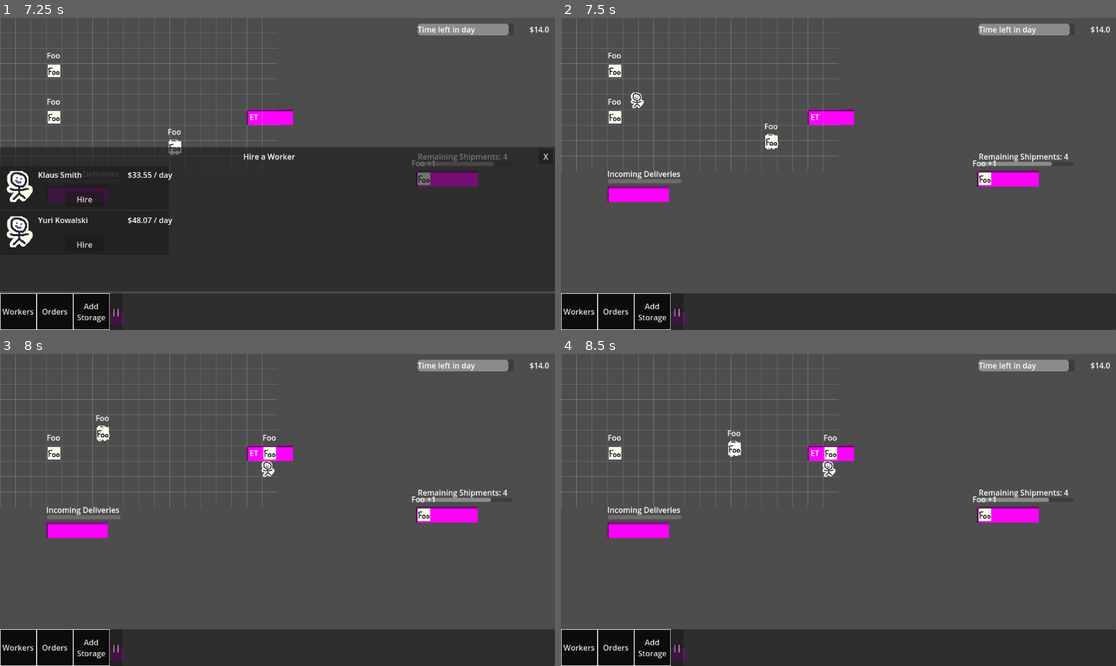
Above: before the commit, frames 1-4 (two rows, left to right).
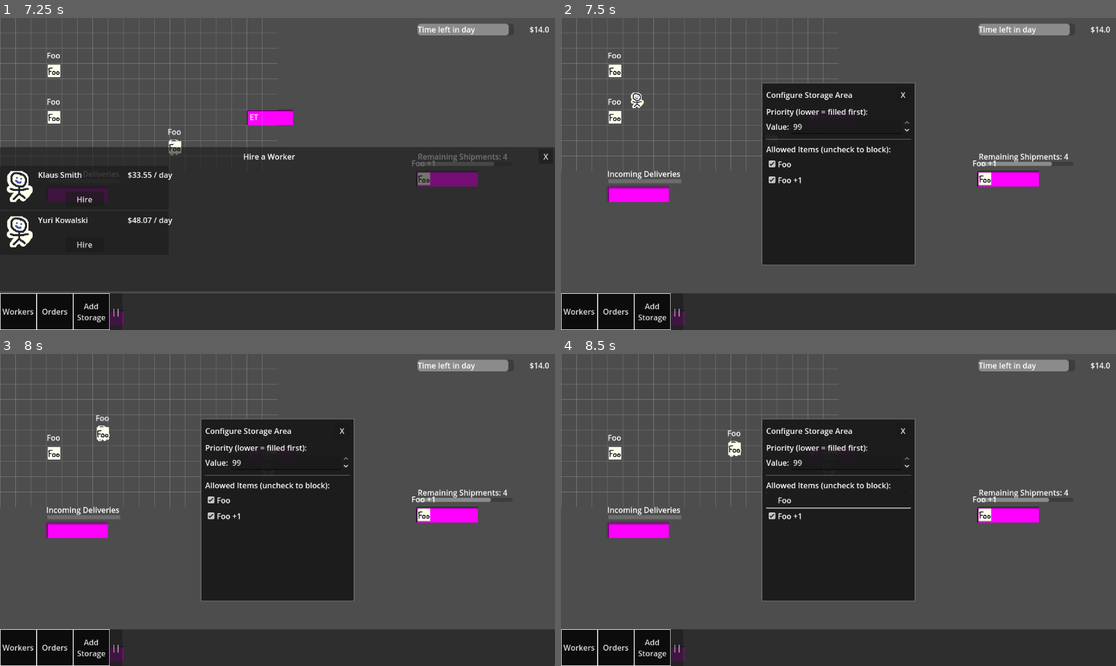
Above: after the commit, the same moments.

Repository: wpuerner/fantasy_factory
Game: Godot game, scene res://scenes/main.tscn
Two runs of this game, one before a commit and one after it. Both use one fixed random seed, a clock stepped at 60 frames per second and the inputs below.
Inputs (mouse positions are in pixels of both pictures, inside the frame that each line leads up to):
- Up to frame 1 (7.25 s): click "Workers" at 0.5 s; click "X" at 1.25 s; click "Orders" at 2 s; click "Order" at 2.75 s; click "Add Storage" at 3.5 s; click "||" at 4.25 s; click ">" at 5 s; click "Workers" at 5.75 s; click "Hire New Worker" at 6.5 s
- Up to frame 2 (7.5 s): click "Hire" at 7.25 s
- Up to frame 3 (8 s): no input
- Up to frame 4 (8.5 s): click (838, 500) at 8 s, where only the run after the commit has a clickable "Foo"

Frame 1 is identical in both runs. In frame 2, 16% of the frame differs, in the area x 36-64%, y 20-80%; in frame 3, 16%; in frame 4, 16%.

Commit message:
new object and item handling schema

Diff:
--- a/resources/grid/grid_resource.gd
+++ b/resources/grid/grid_resource.gd
@@ -22,7 +22,7 @@
 func maybe_add_node(node: Node2D) -> bool:
 	var collection = _get_node_collection(node)
 	for n in collection:
-		if is_instance_valid(get_cell_for_node(n).object):
+		if !get_cell_for_node(n).is_open():
 			return false
 
 	for n in collection:
@@ -35,7 +35,7 @@
 func remove_node(node: Node2D) -> bool:
 	var collection = _get_node_collection(node)
 	for n in collection:
-		get_cell_for_node(n).object = null
+		get_cell_for_node(n).item = null
 	return true
 
 # returns the position of an open cell adjacent to to_node, if it exiWhensts, otherwise null.
@@ -112,22 +112,39 @@
 	var object
 
 	func is_open():
-		return object == null
+		return !is_instance_valid(object)
 
 	func has_item():
 		return is_instance_valid(object)
 
 	func pop_item():
-		if object != null and object.has_method("pop_item"):
-			return object.pop_item()
-		var temp = object
-		object = null
-		item_was_popped.emit()
-		return temp
+		if object is Item:
+			object.container = null
+			var temp = object
+			object = null
+			item_was_popped.emit()
+			return temp
 
 	func drop_item(item: Item):
-		if object != null and object.has_method("drop_item"):
-			object.drop_item(item)
+		object = item
+		object.global_position = global_position
+		object.container = self
+
+	func get_item():
+		return object if object is Item else null
+
+	func pop_object():
+		if object is not Item:
+			var temp = object
+			object = null
+			return temp
+
+	func drop_object(new_object):
+		if new_object is Item:
+			push_warning("Attempted to drop an item onto a grid cell as an object")
 			return
-		object = item
-		item.global_position = global_position
+		object = new_object
+		object.global_position = global_position
+
+	func get_object():
+		return object if object is not Item else null
--- a/scenes/behaviors/task/carry/carry_task_behavior.gd
+++ b/scenes/behaviors/task/carry/carry_task_behavior.gd
@@ -1,6 +1,8 @@
 extends TaskBehavior
 
 @export var navigation_agent: NavigationAgent2D
+
+@onready var worker = get_parent()
 
 const INVALID_DESTINATION: Vector2 = Vector2(-100, -100)
 
@@ -11,25 +13,19 @@
 var held_item: Item
 var state: State = State.WAITING
 
-var _reserved_from
-var _reserved_to
-var _reserved_item: Item
-
 enum State {WAITING, PICKING_UP, DROPPING_OFF}
 
 
 func start(from, to) -> bool:
-	var worker: Node2D = get_parent()
+	if !is_instance_valid(from.get_item()):
+		return false
 
 	if not reservation_resource.reserve(from, worker):
 		return false
-	_reserved_from = from
 
 	if not reservation_resource.reserve(to, worker):
-		reservation_resource.release(_reserved_from, worker)
-		_reserved_from = null
+		_abort()
 		return false
-	_reserved_to = to
 
 	from_node = from
 	to_node = to
@@ -37,25 +33,18 @@
 	state = State.PICKING_UP
 	return true
 
-
 func _abort() -> void:
 	_release_all()
 	state = State.WAITING
 	abort.emit()
 
-
 func _release_all() -> void:
-	var worker: Node2D = get_parent()
-	if _reserved_item:
-		reservation_resource.release(_reserved_item, worker)
-		_reserved_item = null
-	if _reserved_from:
-		reservation_resource.release(_reserved_from, worker)
-		_reserved_from = null
-	if _reserved_to:
-		reservation_resource.release(_reserved_to, worker)
-		_reserved_to = null
-
+	if from_node:
+		reservation_resource.release(from_node, worker)
+		from_node = null
+	if to_node:
+		reservation_resource.release(to_node, worker)
+		to_node = null
 
 func _physics_process(_delta: float) -> void:
 	if state == State.PICKING_UP:
@@ -64,9 +53,7 @@
 			if !is_instance_valid(held_item):
 				_abort()
 				return
-			# Reserve the item now that we hold it
-			reservation_resource.reserve(held_item, get_parent())
-			_reserved_item = held_item
+			reservation_resource.release(from_node, worker)
 			navigation_agent.target_position = grid_resource.get_adjacent_open_cell_position(to_node, get_parent())
 			state = State.DROPPING_OFF
 	elif state == State.DROPPING_OFF:
@@ -79,6 +66,4 @@
 			held_item = null
 			_release_all()
 			state = State.WAITING
-			to_node = null
-			from_node = null
 			complete.emit()
--- a/scenes/behaviors/task/haul/haul_task_behavior.gd
+++ b/scenes/behaviors/task/haul/haul_task_behavior.gd
@@ -27,7 +27,6 @@
 	state = State.HAULING
 	return true
 
-
 func _find_haul_job(worker: Node2D) -> Dictionary:
 	var sorted_areas: Array = storage_areas_resource.storage_areas.duplicate()
 	sorted_areas.sort_custom(func(a: StorageArea, b: StorageArea): return a.priority < b.priority)
@@ -40,34 +39,33 @@
 	for item: Item in item_resource.items:
 		if not is_instance_valid(item):
 			continue
-		if reservation_resource.is_reserved_by_other(item, worker):
+
+		var container = item.container
+		if reservation_resource.is_reserved_by_other(container, worker):
 			continue
 
-		var cell: GridResource.Cell = grid_resource.get_cell_for_node(item)
-		var current_object = cell.object
+		if !is_instance_valid(container):
+			continue
 
-		if current_object is StorageArea.StorageAreaCell:
-			# Item is in a storage area — move to a strictly higher-priority area
-			if reservation_resource.is_reserved_by_other(current_object, worker):
-				continue
-
-			var current_area: StorageArea = current_object.storage_area
+		if container is StorageArea.StorageAreaCell:
+			var current_area: StorageArea = container.storage_area
 			for area: StorageArea in sorted_areas:
 				if area == current_area:
 					continue
 				if area.priority < current_area.priority:
+					if not area.is_item_allowed(item.item_name):
+						continue
 					var open_cell: StorageArea.StorageAreaCell = _find_open_cell_in_area(area, worker)
 					if open_cell != null:
-						return {"source": current_object, "target": open_cell}
+						return {"source": container, "target": open_cell}
 		else:
-			# Item is loose on the grid — move to the highest-priority storage area
-			if reservation_resource.is_reserved_by_other(cell, worker):
+			# Item is in a free cell or on an workbench -- move to any storage area
+			if not best_area.is_item_allowed(item.item_name):
 				continue
 
 			var open_cell: StorageArea.StorageAreaCell = _find_open_cell_in_area(best_area, worker)
 			if open_cell != null:
-				return {"source": cell, "target": open_cell}
-
+				return {"source": container, "target": open_cell}
 	return {}
 
 
--- a/scenes/behaviors/task/haul/haul_task_behavior.tscn
+++ b/scenes/behaviors/task/haul/haul_task_behavior.tscn
@@ -1,6 +1,6 @@
 [gd_scene load_steps=2 format=3 uid="uid://c2dmv8q1k5n7x"]
 
-[ext_resource type="Script" path="res://scenes/behaviors/task/haul/haul_task_behavior.gd" id="1_script"]
+[ext_resource type="Script" uid="uid://cqtrvm0o7p5fn" path="res://scenes/behaviors/task/haul/haul_task_behavior.gd" id="1_script"]
 
-[node name="HaulTaskBehavior" type="Node" node_paths=PackedStringArray("navigation_agent", "carry_task_behavior")]
+[node name="HaulTaskBehavior" type="Node"]
 script = ExtResource("1_script")
--- a/scenes/behaviors/task/work/work_task_behavior.gd
+++ b/scenes/behaviors/task/work/work_task_behavior.gd
@@ -89,7 +89,14 @@
 func _find_available_storage_cell(worker: Node2D):
 	var sorted_areas: Array = storage_areas_resource.storage_areas.duplicate()
 	sorted_areas.sort_custom(func(a: StorageArea, b: StorageArea): return a.priority < b.priority)
+
+	var output_item_name: String = ""
+	if work_node and work_node.has_method("get_output_item_name"):
+		output_item_name = work_node.get_output_item_name()
+
 	for area: StorageArea in sorted_areas:
+		if output_item_name != "" and not area.is_item_allowed(output_item_name):
+			continue
 		for cell: StorageArea.StorageAreaCell in area.storage_cells:
 			if cell.is_open() and not reservation_resource.is_reserved_by_other(cell, worker):
 				return cell
--- a/scenes/enchanting_table/enchanting_table.gd
+++ b/scenes/enchanting_table/enchanting_table.gd
@@ -7,7 +7,7 @@
 @onready var item_resource = preload("res://resources/item/item_resource.tres")
 @onready var worktables_resource = preload("res://resources/worktables/worktables_resource.tres")
 
-var item
+var item: Item
 var needed_work_amount: float = 100.0
 var current_work: float = 0.0
 
@@ -32,15 +32,24 @@
 func drop_item(dropped_item: Item):
 	dropped_item.global_position = global_position
 	item = dropped_item
+	item.container = self
 
 func pop_item():
+	item.container = null
 	var temp = item
 	item = null
 	current_work = 0.0
 	return temp
 
-func get_input_item_name():
+func get_item():
+	return item
+
+func get_input_item_name() -> String:
 	return ticket.input_item_name
+
+
+func get_output_item_name() -> String:
+	return ticket.output_item_name
 
 func _ready():
 	worktables_resource.register_enchanting_table(self)
--- a/scenes/item/item.gd
+++ b/scenes/item/item.gd
@@ -6,6 +6,7 @@
 var item_name: String
 var icon: Texture2D
 var value: float
+var container
 
 func _ready():
 	$Sprite2D.texture = icon
--- a/scenes/main.gd
+++ b/scenes/main.gd
@@ -28,12 +28,13 @@
 
 	# Wire up storage area tool
 	$StorageAreaPainter.context_popup = $SubViewport/StorageAreaContextPopup
+	$StorageAreaPainter.config_window = $SubViewport/StorageAreaConfigWindow
 
 	for i in range(4):
-		var foo = item_resource.create_from_template("Foo")
+		var foo: Item = item_resource.create_from_template("Foo")
 		foo.global_position = Vector2(100, (i+1) * 100)
 		add_child(foo)
-		grid_resource.maybe_add_node(foo)
+		grid_resource.get_cell_for_node(foo).drop_item(foo)
 
 	grid_resource.maybe_add_node($EnchantingTable)
 
--- a/scenes/main.tscn
+++ b/scenes/main.tscn
@@ -17,6 +17,7 @@
 [ext_resource type="PackedScene" uid="uid://bjl4fm1n66juw" path="res://scenes/world/camera/game_camera.tscn" id="15_jkv2x"]
 [ext_resource type="PackedScene" uid="uid://cmgfkp1pi6a0x" path="res://scenes/storage_area_tool/storage_area_painter.tscn" id="16_painter"]
 [ext_resource type="PackedScene" uid="uid://djmhlxwxgixw8" path="res://scenes/storage_area_tool/storage_area_context_popup.tscn" id="17_popup"]
+[ext_resource type="PackedScene" uid="uid://cbxq8r3k2jyra" path="res://scenes/ui/storage_area_config_window/storage_area_config_window.tscn" id="18_config"]
 
 [sub_resource type="NavigationPolygon" id="NavigationPolygon_tipki"]
 vertices = PackedVector2Array(612, 251, 612, 194, 2693, 13.890625, 2693, 1775, 0.96875, -10.8828125, 492, 194, -1.9765625, 1775, 492, 251)
@@ -85,6 +86,8 @@
 
 [node name="StorageAreaContextPopup" parent="SubViewport" instance=ExtResource("17_popup")]
 
+[node name="StorageAreaConfigWindow" parent="SubViewport" instance=ExtResource("18_config")]
+
 [node name="TaskPane" parent="SubViewport" instance=ExtResource("6_choun")]
 visible = false
 
--- a/scenes/storage_area/storage_area.gd
+++ b/scenes/storage_area/storage_area.gd
@@ -7,36 +7,19 @@
 @export var priority: int = 5
 @export var system_only: bool = false
 @export var player_editable: bool = true
+@export var configurable: bool = true
+@export var can_change_priority: bool = true
+@export var allowed_items: Array[String] = []
 @export var grid_resource: GridResource
 @export var storage_areas_resource: StorageAreasResource
 
 var storage_cells: Array[StorageAreaCell] = []
 
-class StorageAreaCell:
-	signal item_was_popped()
 
-	var grid_cell: GridResource.Cell
-	var global_position: Vector2
-	var storage_area: StorageArea
-	var held_item
-
-	func _init(p_grid_cell: GridResource.Cell, p_global_position, p_storage_area) -> void:
-		grid_cell = p_grid_cell
-		global_position = p_global_position
-		storage_area = p_storage_area
-
-	func is_open() -> bool:
-		return held_item == null
-
-	func pop_item():
-		var temp = held_item
-		held_item = null
-		item_was_popped.emit()
-		return temp
-
-	func drop_item(item: Item) -> void:
-		held_item = item
-		item.global_position = grid_cell.global_position
+func is_item_allowed(item_name: String) -> bool:
+	if allowed_items.is_empty():
+		return true
+	return item_name in allowed_items
 
 func get_open_storage_cell(is_system: bool = false) -> StorageAreaCell:
 	if not is_system and system_only:
@@ -58,7 +41,7 @@
 		for y in range(height):
 			var cell: GridResource.Cell = grid_resource.get_cell_from_coord(start_coord + Vector2i(x, y))
 			var area_cell: StorageAreaCell = StorageAreaCell.new(cell, cell.global_position, self)
-			cell.object = area_cell
+			cell.drop_object(area_cell)
 			area_cell.item_was_popped.connect(_on_item_was_popped)
 			storage_cells.append(area_cell)
 	storage_areas_resource.register_storage_area(self)
@@ -74,3 +57,36 @@
 		else:
 			storage_cell.grid_cell.object = null
 	queue_free()
+
+class StorageAreaCell:
+	signal item_was_popped()
+
+	var grid_cell: GridResource.Cell
+	var global_position: Vector2
+	var storage_area: StorageArea
+	var item: Item
+
+	func _init(p_grid_cell: GridResource.Cell, p_global_position, p_storage_area) -> void:
+		grid_cell = p_grid_cell
+		global_position = p_global_position
+		storage_area = p_storage_area
+
+	func is_open() -> bool:
+		return item == null
+
+	func pop_item():
+		if !is_instance_valid(item):
+			return null
+		item.container = null
+		var temp = item
+		item = null
+		item_was_popped.emit()
+		return temp
+
+	func drop_item(new_item: Item) -> void:
+		item = new_item
+		item.container = self
+		item.global_position = grid_cell.global_position
+
+	func get_item():
+		return item
--- a/scenes/storage_area_tool/storage_area_painter.gd
+++ b/scenes/storage_area_tool/storage_area_painter.gd
@@ -5,6 +5,7 @@
 @export var tool_mode: Resource
 @export var grid_resource: GridResource
 @export var context_popup: Control
+@export var config_window: Control
 
 var storage_area_scene: PackedScene = preload("res://scenes/storage_area/storage_area.tscn")
 
@@ -45,7 +46,7 @@
 	var just_released: bool = not mouse_pressed and _mouse_was_pressed
 	_mouse_was_pressed = mouse_pressed
 
-	if _is_mouse_over_popup():
+	if _is_mouse_over_popup() or _is_mouse_over_config_window():
 		return
 
 	if tool_mode.active_mode == ToolModeClass.Mode.PLACING:
@@ -67,9 +68,11 @@
 	var coord: Vector2i = grid_resource.get_coordinate_from_global_position(mouse_pos)
 	var cell: GridResource.Cell = grid_resource.get_cell_from_coord(coord)
 
-	if cell.object is StorageArea.StorageAreaCell:
-		var area: StorageArea = cell.object.storage_area
-		if area.player_editable:
+	if cell.get_object() is StorageArea.StorageAreaCell:
+		var area: StorageArea = cell.get_object().storage_area
+		if area.configurable:
+			_open_config_window(area)
+		elif area.player_editable:
 			_show_context_popup(area)
 		else:
 			context_popup.hide()
@@ -89,6 +92,20 @@
 	screen_pos.x += 8.0
 	screen_pos.y += 8.0
 	context_popup.show_for_area(area, screen_pos)
+
+
+func _open_config_window(area: StorageArea) -> void:
+	if not is_instance_valid(config_window):
+		return
+	context_popup.hide()
+	config_window.open(area)
+
+
+func _is_mouse_over_config_window() -> bool:
+	if not is_instance_valid(config_window) or not config_window.visible:
+		return false
+	var mouse_in_viewport: Vector2 = get_viewport().get_mouse_position()
+	return config_window.get_global_rect().has_point(mouse_in_viewport)
 
 
 func _start_placing_drag() -> void:
--- /dev/null
+++ b/scenes/ui/storage_area_config_window/storage_area_config_window.gd
@@ -0,0 +1,63 @@
+extends PanelContainer
+
+signal closed
+
+@export var item_resource: ItemResource
+
+var _target_area: StorageArea
+
+@onready var _priority_section: Control = $MarginContainer/VBoxContainer/PrioritySection
+@onready var _priority_spin: SpinBox = $MarginContainer/VBoxContainer/PrioritySection/PriorityRow/PrioritySpinBox
+@onready var _items_container: VBoxContainer = $MarginContainer/VBoxContainer/ItemsSection/ScrollContainer/ItemsList
+
+
+func open(area: StorageArea) -> void:
+	_target_area = area
+	_priority_section.visible = area.can_change_priority
+	_priority_spin.value = area.priority
+	_refresh_items()
+	visible = true
+
+
+func close() -> void:
+	visible = false
+	for child: Node in _items_container.get_children():
+		child.queue_free()
+	closed.emit()
+
+
+func _refresh_items() -> void:
+	for child: Node in _items_container.get_children():
+		child.queue_free()
+
+	for template: ItemTemplate in item_resource.templates:
+		var row: HBoxContainer = HBoxContainer.new()
+		row.size_flags_horizontal = SIZE_EXPAND_FILL
+
+		var checkbox: CheckBox = CheckBox.new()
+		checkbox.text = template.item_name
+		checkbox.size_flags_horizontal = SIZE_EXPAND_FILL
+		checkbox.button_pressed = _target_area.is_item_allowed(template.item_name)
+		checkbox.toggled.connect(_on_item_toggled.bind(template.item_name))
+		row.add_child(checkbox)
+
+		_items_container.add_child(row)
+
+
+func _on_item_toggled(button_pressed: bool, item_name: String) -> void:
+	if button_pressed:
+		# Add to allowed list (allow this item)
+		if not item_name in _target_area.allowed_items:
+			_target_area.allowed_items.append(item_name)
+	else:
+		# Remove from allowed list (disallow this item)
+		_target_area.allowed_items.erase(item_name)
+
+
+func _on_priority_changed(value: float) -> void:
+	if _target_area:
+		_target_area.priority = int(value)
+
+
+func _on_close_button_pressed() -> void:
+	close()
--- /dev/null
+++ b/scenes/ui/storage_area_config_window/storage_area_config_window.tscn
@@ -0,0 +1,101 @@
+[gd_scene load_steps=4 format=3 uid="uid://cbxq8r3k2jyra"]
+
+[ext_resource type="Script" uid="uid://bi77hydhtesc3" path="res://scenes/ui/storage_area_config_window/storage_area_config_window.gd" id="1_script"]
+[ext_resource type="Resource" uid="uid://duwmbn6tgc77d" path="res://resources/item/item_resource.tres" id="2_item_res"]
+
+[sub_resource type="StyleBoxFlat" id="StyleBoxFlat_panel"]
+bg_color = Color(0.1, 0.1, 0.1, 0.95)
+border_width_left = 2
+border_width_top = 2
+border_width_right = 2
+border_width_bottom = 2
+border_color = Color(0.4, 0.4, 0.4, 1)
+
+[node name="StorageAreaConfigWindow" type="PanelContainer"]
+process_mode = 3
+visible = false
+custom_minimum_size = Vector2(320, 380)
+anchors_preset = 8
+anchor_left = 0.5
+anchor_top = 0.5
+anchor_right = 0.5
+anchor_bottom = 0.5
+offset_left = -160.0
+offset_top = -190.0
+offset_right = 160.0
+offset_bottom = 190.0
+grow_horizontal = 2
+grow_vertical = 2
+theme_override_styles/panel = SubResource("StyleBoxFlat_panel")
+script = ExtResource("1_script")
+item_resource = ExtResource("2_item_res")
+
+[node name="MarginContainer" type="MarginContainer" parent="."]
+layout_mode = 2
+theme_override_constants/margin_left = 8
+theme_override_constants/margin_top = 8
+theme_override_constants/margin_right = 8
+theme_override_constants/margin_bottom = 8
+
+[node name="VBoxContainer" type="VBoxContainer" parent="MarginContainer"]
+layout_mode = 2
+theme_override_constants/separation = 8
+
+[node name="TitleBar" type="HBoxContainer" parent="MarginContainer/VBoxContainer"]
+layout_mode = 2
+
+[node name="TitleLabel" type="Label" parent="MarginContainer/VBoxContainer/TitleBar"]
+layout_mode = 2
+size_flags_horizontal = 3
+text = "Configure Storage Area"
+
+[node name="CloseButton" type="Button" parent="MarginContainer/VBoxContainer/TitleBar"]
+custom_minimum_size = Vector2(32, 0)
+layout_mode = 2
+text = "X"
+
+[node name="PrioritySection" type="VBoxContainer" parent="MarginContainer/VBoxContainer"]
+layout_mode = 2
+visible = true
+
+[node name="PriorityLabel" type="Label" parent="MarginContainer/VBoxContainer/PrioritySection"]
+layout_mode = 2
+text = "Priority (lower = filled first):"
+
+[node name="PriorityRow" type="HBoxContainer" parent="MarginContainer/VBoxContainer/PrioritySection"]
+layout_mode = 2
+
+[node name="Label" type="Label" parent="MarginContainer/VBoxContainer/PrioritySection/PriorityRow"]
+layout_mode = 2
+text = "Value:"
+
+[node name="PrioritySpinBox" type="SpinBox" parent="MarginContainer/VBoxContainer/PrioritySection/PriorityRow"]
+layout_mode = 2
+size_flags_horizontal = 3
+min_value = 1.0
+max_value = 99.0
+value = 5.0
+
+[node name="HSeparator" type="HSeparator" parent="MarginContainer/VBoxContainer"]
+layout_mode = 2
+
+[node name="ItemsSection" type="VBoxContainer" parent="MarginContainer/VBoxContainer"]
+layout_mode = 2
+size_flags_vertical = 3
+
+[node name="ItemsLabel" type="Label" parent="MarginContainer/VBoxContainer/ItemsSection"]
+layout_mode = 2
+text = "Allowed Items (uncheck to block):"
+
+[node name="ScrollContainer" type="ScrollContainer" parent="MarginContainer/VBoxContainer/ItemsSection"]
+layout_mode = 2
+size_flags_vertical = 3
+horizontal_scroll_mode = 0
+
+[node name="ItemsList" type="VBoxContainer" parent="MarginContainer/VBoxContainer/ItemsSection/ScrollContainer"]
+layout_mode = 2
+size_flags_horizontal = 3
+theme_override_constants/separation = 2
+
+[connection signal="pressed" from="MarginContainer/VBoxContainer/TitleBar/CloseButton" to="." method="_on_close_button_pressed"]
+[connection signal="value_changed" from="MarginContainer/VBoxContainer/PrioritySection/PriorityRow/PrioritySpinBox" to="." method="_on_priority_changed"]
Not shown: 1 places in scenes/main.tscn that only renumber resources
Not shown, added: scenes/ui/storage_area_config_window/storage_area_config_window.gd.uid
